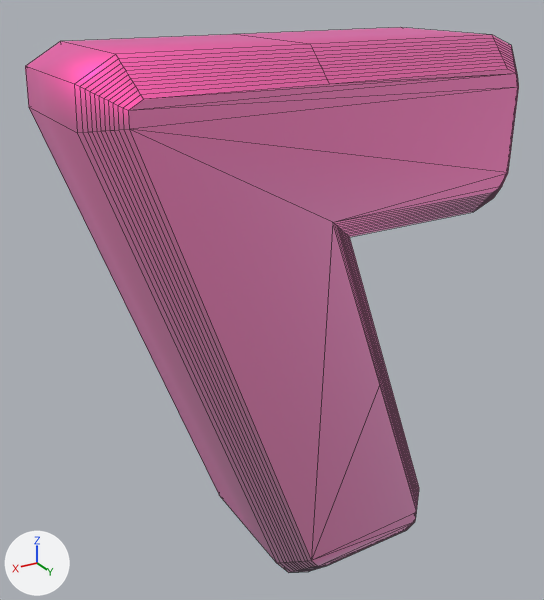
The OBJ model Game/Resources/GameScene/FullStomach/fullStomach7.obj, before and after one commit.
One viewpoint serves both versions: a 50 mm camera at (1.44, 2.35, 2.0) aimed at (-0.01, -0.06, 0.79). Arrows for +X, +Y and +Z are at lower left; the lights stay in place. Mesh edges are drawn as thin lines. Where no turn or scale is listed for an object, it has been applied to the vertices. Vertices at the same position are counted once.

The first picture shows 'テキスト'.
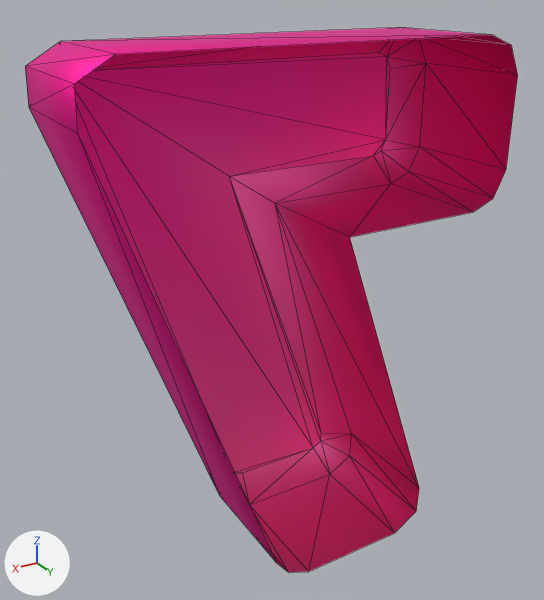
The newer file is also turned or shifted as a whole; pictures and numbers use the older file's frame.

Where the change shows, as pixel boxes (x1, y1, x2, y2) in the pictures (544 x 600 px):
'テキスト', reshaped
    before: (25, 27, 519, 573)
    after: (25, 27, 518, 573)
part 1 of me_テキスト, deleted (pink)
    before: (61, 27, 519, 573)

The change in detail:
Material 'マテリアル.021' (mat_マテリアル_021) is new.
Its texture is img_fullstomachnum_png.
Its metallic is 1.0.
Its roughness is 0.619.
me_テキスト is used by ob_テキスト; location (0.0, 0.0, 0.0).
me_テキスト had 432 vertices, 446 faces and spanned x -0.91..0.82, y -0.37..0.37, z -0.36..1.8.
me_テキスト no longer uses material mat_マテリアル (picture img_fullstomachnum_png).
me_テキスト now has 48 vertices, 78 faces and spans x -0.91..0.82, y -0.37..0.26, z -0.36..1.8.
me_テキスト part 1: 384 vertices removed from x -0.9..0.8, y -0.37..0.37, z -0.35..1.8.
me_テキスト now uses material mat_マテリアル_021 (picture img_fullstomachnum_png).
